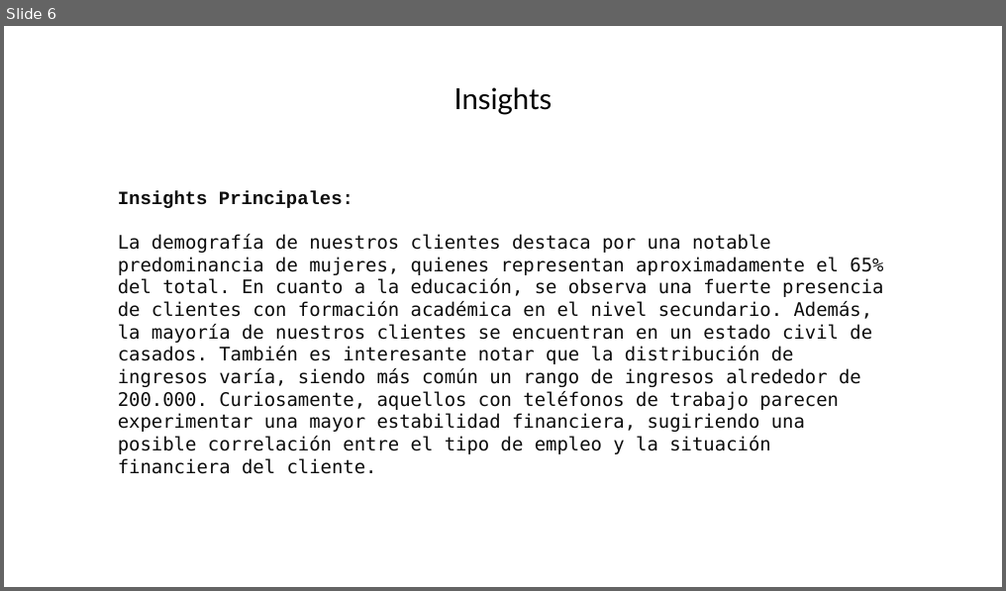
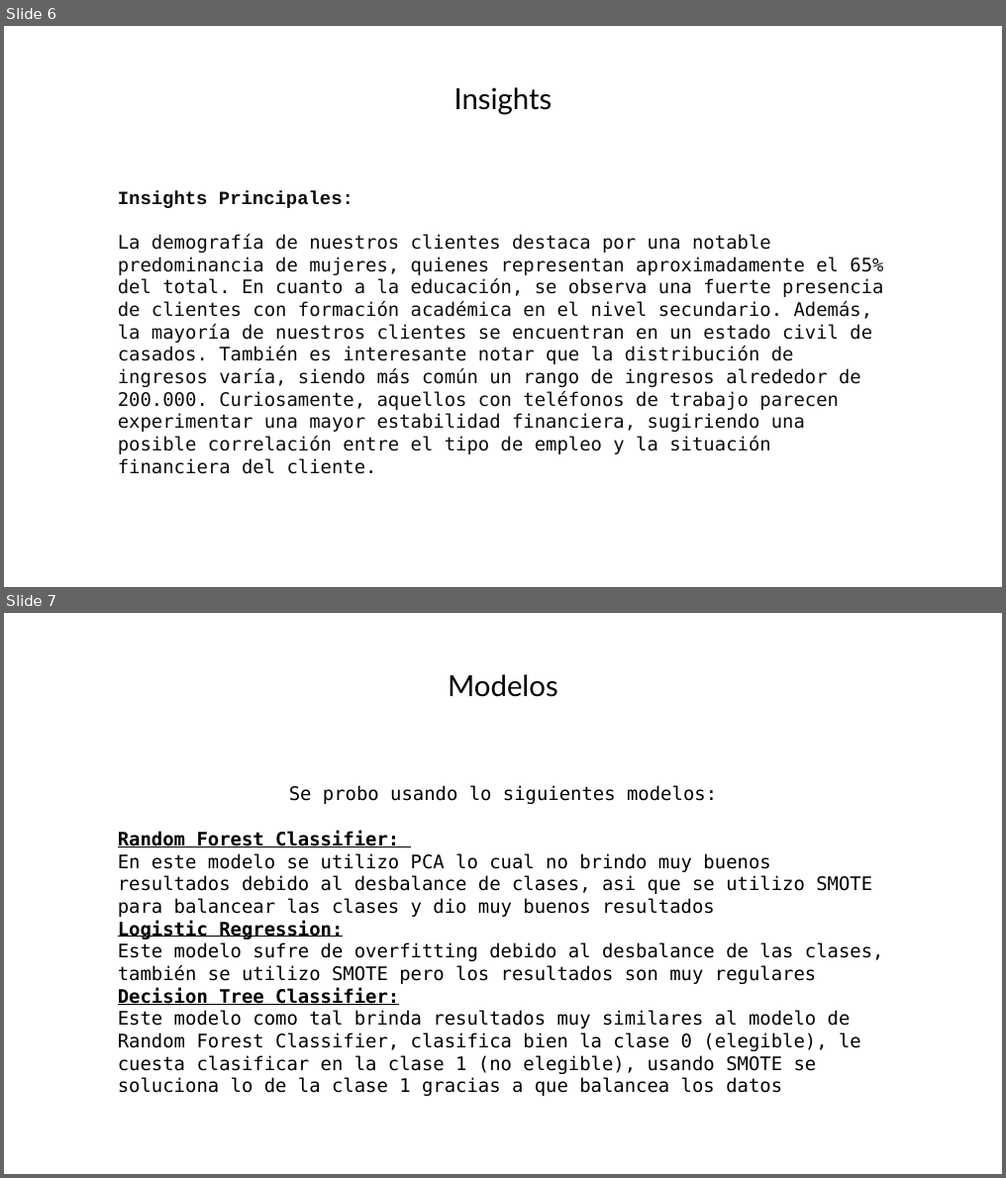
Before and after one commit to brayan084/pre-entregas, a slide deck: Predicción de aprobación de tarjeta de crédito.pptx. Shown one above the other, each under a label of ours: slide 6 before the commit, slides 6 and 7 after it. The pictures are 1006x591 and 1006x1178 pixels, drawn with LibreOffice and Linux fonts; fonts in the diff are those of the drawing. Boxes give left, top, right and bottom in pixels: in the first picture for what was removed or moved away, otherwise in the second. Text is boxed around its words. In the diff, an @@ line names an element or a change of style, - is before the commit and + after.

```diff
--- a/Predicción de aprobación de tarjeta de crédito.pptx
+++ b/Predicción de aprobación de tarjeta de crédito.pptx
@@ slide 7 added at <box>4,613,1002,1174</box>, background #FFFFFF @@
@@ text added at <box>448,674,558,697</box>, 28 pt, text #000000 @@
+Modelos
@@ text added at <box>118,785,884,1096</box>, 18 pt, text #000000 @@
+Se probo usando lo siguientes modelos:
+Random Forest Classifier:
+En este modelo se utilizo PCA lo cual no brindo muy buenos resultados debido al desbalance de clases, asi que se utilizo SMOTE para balancear las clases y dio muy buenos resultados
+Logistic Regression:
+Este modelo sufre de overfitting debido al desbalance de las clases, también se utilizo SMOTE pero los resultados son muy regulares
+Decision Tree Classifier:
+Este modelo como tal brinda resultados muy similares al modelo de Random Forest Classifier, clasifica bien la clase 0 (elegible), le cuesta clasificar en la clase 1 (no elegible), usando SMOTE se soluciona lo de la clase 1 gracias a que balancea los datos
```
Also in this commit, not shown: 2 slides changed, 1 other file.
